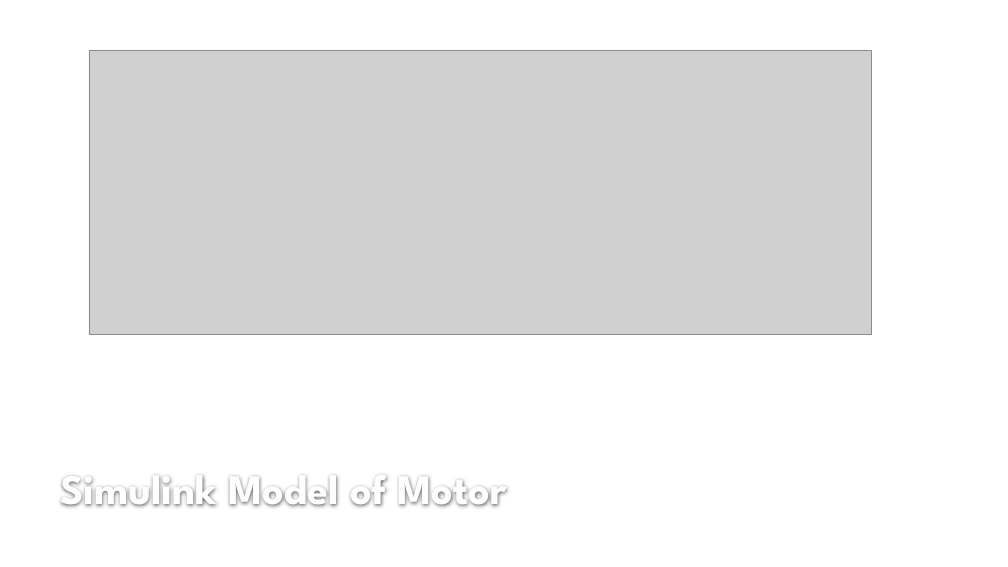
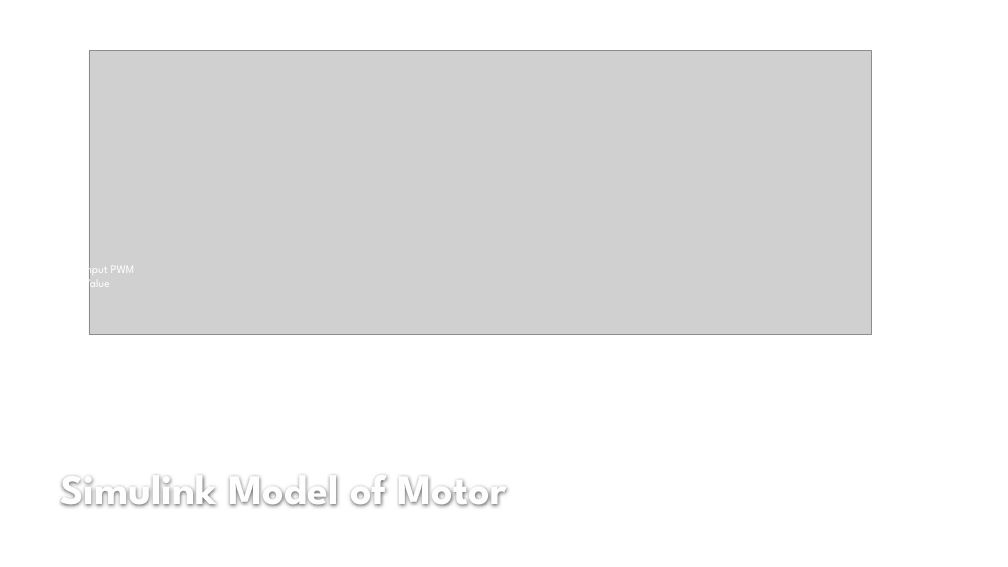
Before and after one commit to lcall3/Controller, a slide deck: slide 9 of doc/report/demo2.pptx (slide 8 before the commit). Drawn at 1008x567 pixels with LibreOffice and Linux fonts; fonts in the diff are those of the drawing; grey boxes stand for pictures; background and template pictures are left out. Boxes give left, top, right and bottom in pixels: in the first picture for what was removed or moved away, otherwise in the second. Text is boxed around its words. In the diff, an @@ line names an element or a change of style, - is before the commit and + after.

```diff
--- a/doc/report/demo2.pptx
+++ b/doc/report/demo2.pptx
@@ text added at box(83, 261, 135, 291), 11 pt, text #FFFFFF @@
+Input PWM Value
```
Also in this commit, not shown: 4 other slides changed, 2 slides added, 10 other files.
